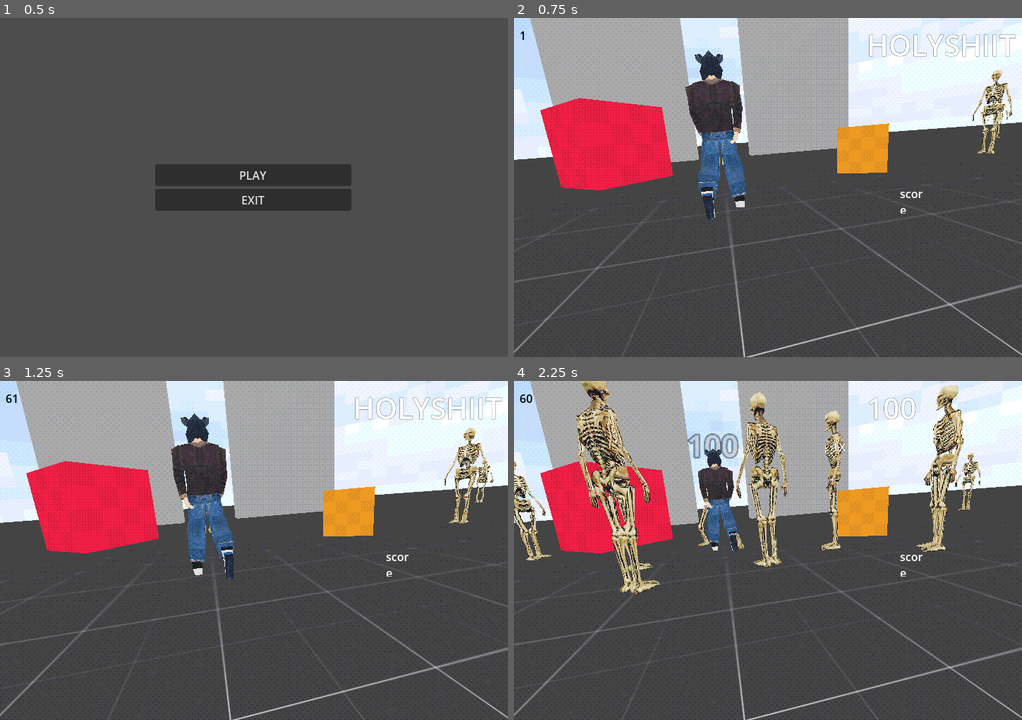
Above: before the commit, frames 1-4 (two rows, left to right).
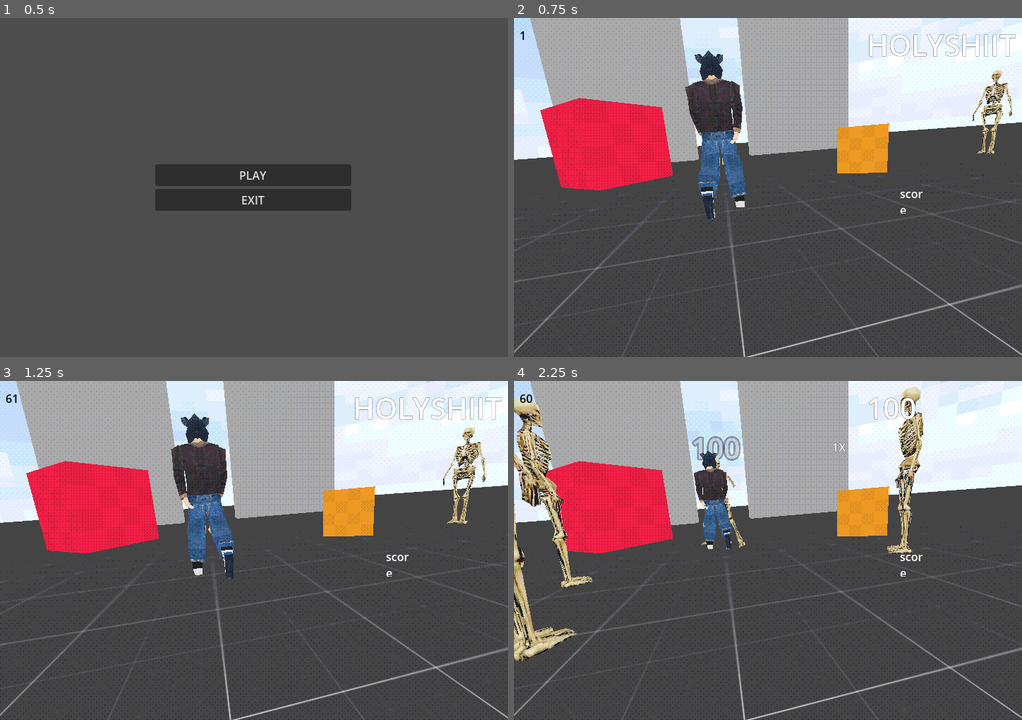
Above: after the commit, the same moments.

Repository: bluebanana21/boar-man
Game: Godot game, scene res://scenes/World/main_menu.tscn
The game is run twice, just before and just after one commit, with the same random seed, the same clock (stepped at 60 frames per second) and the same inputs.
Inputs (mouse positions are in pixels of both pictures, inside the frame that each line leads up to):
- Up to frame 1 (0.5 s): no input
- Up to frame 2 (0.75 s): click "PLAY" at 0.5 s
- Up to frame 3 (1.25 s): no input
- Up to frame 4 (2.25 s): move the mouse to (798, 550) at 1.27 s; press the mouse at (798, 550) at 1.28 s; hold W (forward) from 1.28 s (still down); move the mouse to (742, 550) at 2.02 s; release the mouse at (742, 550) at 2.03 s; click (742, 550) at 2.1 s

Frame 1 is identical in both runs. In frame 2, less than 0.1% of the frame differs, in the area x 93-98%, y 23-36%; in frame 3, 0.9%; in frame 4, 16%, in the area x 0-92%, y 0-83%.

Commit message:
update: enemy pathfinding avoidance sorta works, definitely needs work

Diff:
--- a/project.godot
+++ b/project.godot
@@ -33,10 +33,10 @@
 [file_customization]
 
 folder_colors={
-"res://assets/": "yellow",
-"res://assets/3d-models/Player/": "yellow",
-"res://scenes/": "purple",
-"res://scripts/": "gray"
+"res://assets/": "red",
+"res://assets/3d-models/Player/": "red",
+"res://scenes/": "orange",
+"res://scripts/": "yellow"
 }
 
 [global_group]
--- a/scenes/Victim/victim.tscn
+++ b/scenes/Victim/victim.tscn
@@ -1406,7 +1406,8 @@
 target_desired_distance = 2.5
 simplify_path = true
 avoidance_enabled = true
-max_neighbors = 15
+radius = 0.35
+max_speed = 5.0
 
 [node name="FOVCast" type="RayCast3D" parent="."]
 transform = Transform3D(1.91069e-15, 2.09815e-07, -1, 1, -2.09815e-07, 0, -4.37114e-08, -4.8, -4.37114e-08, 0, 0, 0)
@@ -1442,3 +1443,4 @@
 parameters/conditions/punch = false
 
 [connection signal="target_reached" from="NavigationAgent3D" to="StateMachine/VictimViolent" method="_on_navigation_agent_3d_target_reached"]
+[connection signal="velocity_computed" from="NavigationAgent3D" to="StateMachine/VictimViolent" method="_on_navigation_agent_3d_velocity_computed"]
--- a/scenes/World/world.tscn
+++ b/scenes/World/world.tscn
@@ -312,21 +312,6 @@
 [node name="Victim6" parent="SubViewportContainer/SubViewport/Victims" instance=ExtResource("14_cu2co")]
 transform = Transform3D(1, 0, 0, 0, 1, 0, 0, 0, 1, -10.0492, 1, 4.59626)
 
-[node name="Victim7" parent="SubViewportContainer/SubViewport/Victims" instance=ExtResource("14_cu2co")]
-transform = Transform3D(1, 0, 0, 0, 1, 0, 0, 0, 1, 8.88097, 1, 2.00562)
-
-[node name="Victim8" parent="SubViewportContainer/SubViewport/Victims" instance=ExtResource("14_cu2co")]
-transform = Transform3D(1, 0, 0, 0, 1, 0, 0, 0, 1, -5.04037, 1, 6.51244)
-
-[node name="Victim9" parent="SubViewportContainer/SubViewport/Victims" instance=ExtResource("14_cu2co")]
-transform = Transform3D(1, 0, 0, 0, 1, 0, 0, 0, 1, 4.10482, 1, 4.59626)
-
-[node name="Victim4" parent="SubViewportContainer/SubViewport/Victims" instance=ExtResource("14_cu2co")]
-transform = Transform3D(1, 0, 0, 0, 1, 0, 0, 0, 1, -5.04037, 1, -8.66983)
-
-[node name="Victim5" parent="SubViewportContainer/SubViewport/Victims" instance=ExtResource("14_cu2co")]
-transform = Transform3D(1, 0, 0, 0, 1, 0, 0, 0, 1, 15.1017, 1, -6.96911)
-
 [node name="PlayerFPS" parent="SubViewportContainer/SubViewport" instance=ExtResource("14_r50cy")]
 transform = Transform3D(1, 0, 0, 0, 1, 0, 0, 0, 1, 0, 0.673, 0)
 
--- a/scripts/victim/States/victim_violent.gd
+++ b/scripts/victim/States/victim_violent.gd
@@ -8,7 +8,7 @@
 
 @export var victim:CharacterBody3D
 
-const move_speed: float = 5.0
+const move_speed: float = 4.0
 const attack_range:float = 1.5
 
 var new_velocity := Vector3.ZERO
@@ -32,17 +32,18 @@
 		await animation_tree.animation_finished
 		animation_tree["parameters/conditions/punch"] = 0.0
 	else:
-		if Engine.get_physics_frames() % 30 == 0:
-			victim.velocity = Vector3.ZERO
+#		run the pathfinding algorithim every 3/4 a second
+		if Engine.get_physics_frames() % 45 == 0:
 			nav_agent.set_target_position(player.global_transform.origin)
-			var next_nav_point := nav_agent.get_next_path_position()
-			var new_velocity := (next_nav_point - victim.global_transform.origin).normalized() * move_speed
-			victim.velocity = new_velocity
-			print(new_velocity)
+			var current_location := victim.global_transform.origin
+			var next_location := nav_agent.get_next_path_position()
+			var new_velocity := (next_location - current_location).normalized() * move_speed
 
+			nav_agent.set_velocity(new_velocity)
+
+#		Causes the victim to look towards the player
 		victim.look_at(Vector3(player.global_position.x, victim.global_position.y, player.global_position.z), Vector3.UP)
 
-		victim.move_and_slide()
 
 
 #checks to see if victim is in range again
@@ -51,3 +52,16 @@
 	if victim.global_position.distance_to(player.global_position) < attack_range:
 		player.hit()
 	return
+
+
+func _on_navigation_agent_3d_velocity_computed(safe_velocity: Vector3) -> void:
+# Checks to see if victim is in range or not
+# will stop movement code if victim is in attack range
+	if !(victim.global_position.distance_to(player.global_position) < attack_range):
+		victim.velocity = victim.velocity.move_toward(safe_velocity, 0.25)
+		victim.move_and_slide()
+	#if the distance between the victim and the player is greater
+	#than the attack range or out of the attack range
+	#then the movement code will continue
+	else:
+		return
